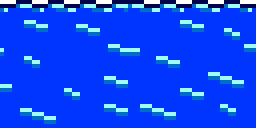
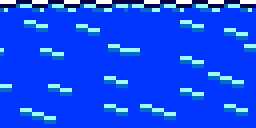
The second 256x128 image is a revision of the first. Changes to its layers:
painted on "streaks #1" over bbox(24, 48, 80, 100)
painted on "streaks" over bbox(156, 28, 248, 116)
